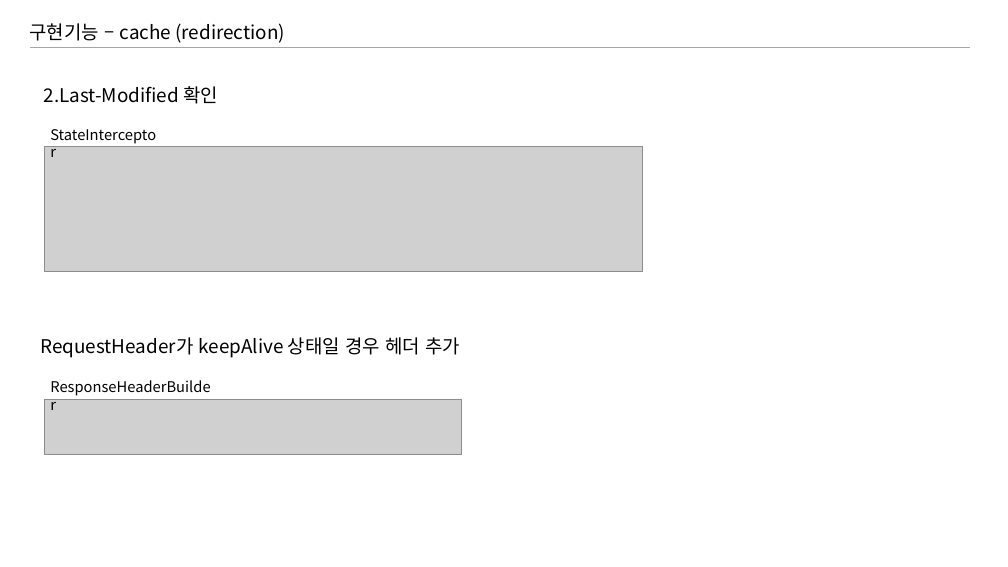
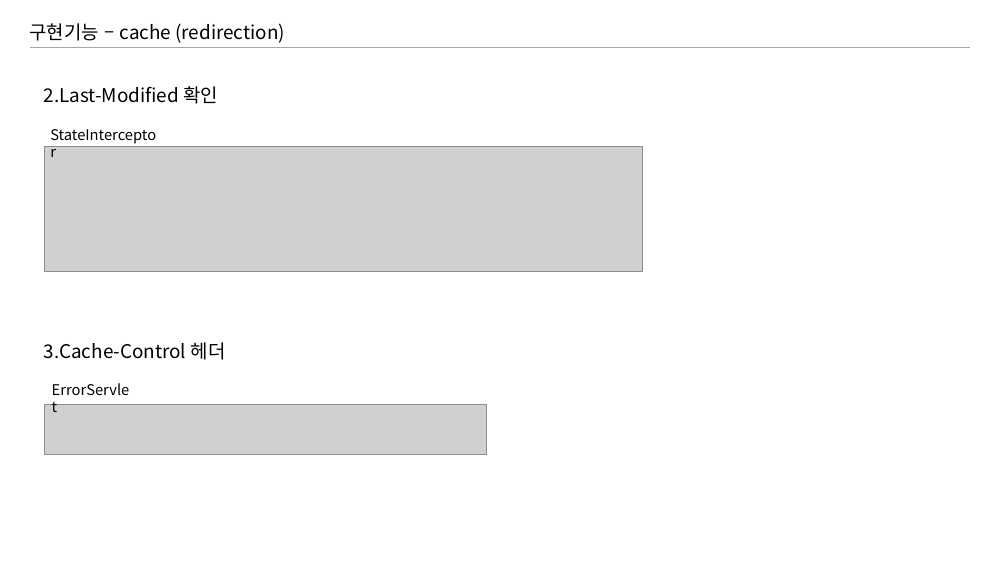
Before and after one commit to soyeonP/httpserver_re, a slide deck: slide 15 of httpserver_ppt_soyeonPark.pptx. Drawn at 1008x567 pixels with LibreOffice and Linux fonts; fonts in the diff are those of the drawing; grey boxes stand for pictures. Boxes give left, top, right and bottom in pixels: in the first picture for what was removed or moved away, otherwise in the second. Text is boxed around its words. In the diff, an @@ line names an element or a change of style, - is before the commit and + after.

```diff
--- a/httpserver_ppt_soyeonPark.pptx
+++ b/httpserver_ppt_soyeonPark.pptx
@@ text removed at [40,337,461,358] @@
-RequestHeader가 keepAlive 상태일 경우 헤더 추가
@@ text added at [44,342,226,360], 18 pt, text #000000 @@
+3.Cache-Control 헤더
@@ text removed at [43,374,223,400] @@
-ResponseHeaderBuilder
@@ text added at [45,377,138,402], 14 pt, text #000000 @@
+ErrorServlet
@@ picture: place and size @@
-picture at [45,400,462,454]
+picture at [45,405,486,455]
```
Also in this commit, not shown: 6 other files.
